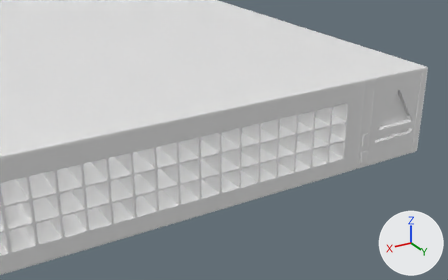
Before and after pictures for a commit that changed the Blender file DevOpsUnity/Assets/Models/Disk.blend.
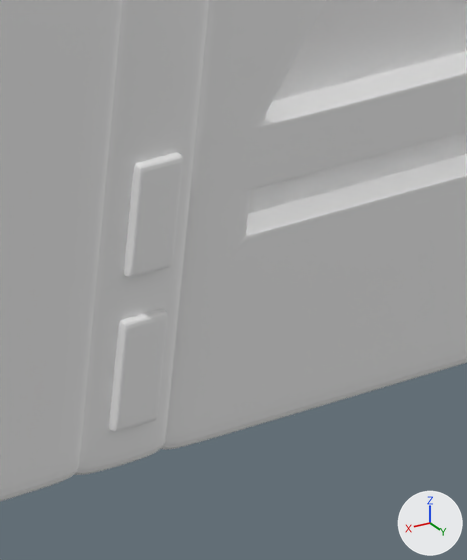
There are two pictures of each version: one from a camera (50 mm lens) standing at (-4.317, 9.851, 1.322) and looking at (-5.409, 8.031, 0.411), one close up on the part from 78% to 89% of the width and 42% to 64% of the height. Lighting does not change. The marker at lower right points along +X, +Y and +Z.

The older version as bpy lines, for what is in view:
```python
me_cube = bpy.data.meshes.new('Cube')
me_cube.from_pydata(...)  # 8939 vertices, 8932 faces; spans x -1.0..1.0, y -1.0..1.0, z -1.0..1.0
me_cube_002 = bpy.data.meshes.new('Cube.002')
me_cube_002.from_pydata(...)  # 44 vertices, 42 faces; spans x -0.89..0.6, y -1.0..1.0, z -1.0..1.0
me_cube_007 = bpy.data.meshes.new('Cube.007')
me_cube_007.from_pydata(...)  # 44 vertices, 42 faces; spans x -0.89..0.6, y -1.0..1.0, z -1.0..1.0
ob_disk = bpy.data.objects.new('Disk', me_cube)
ob_disk.location = (-5.1078, 6.8978, 0.4933)
ob_disk.scale = (1.0, 1.44, 0.173)
_m = ob_disk.modifiers.new('Subdivision', 'SUBSURF')
_m.levels = 2
ob_light = bpy.data.objects.new('Light', me_cube_002)
ob_light.location = (-5.8175, 8.2791, 0.4337)
ob_light.scale = (0.016, 0.0634, 0.0246)
_m = ob_light.modifiers.new('Subdivision', 'SUBSURF')
ob_light_001 = bpy.data.objects.new('Light.001', me_cube_007)
ob_light_001.location = (-5.8175, 8.2791, 0.3656)
ob_light_001.scale = (0.016, 0.0634, 0.0246)
_m = ob_light_001.modifiers.new('Subdivision', 'SUBSURF')
```
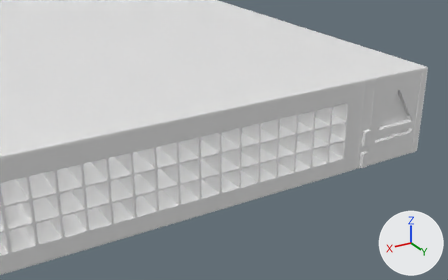
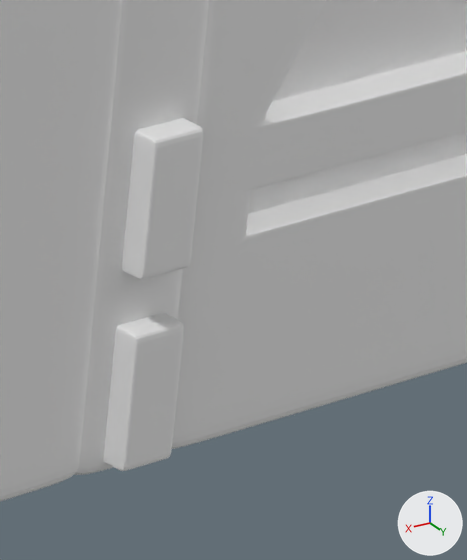
The change in detail:
Object 'Light' (ob_light) moves from (-5.8175, 8.2791, 0.4337) to (-5.8175, 8.287, 0.442).
Object 'Light' (ob_light) is rescaled from (0.016, 0.0634, 0.0246) to (0.018, 0.0634, 0.0306).
Object 'Light.001' (ob_light_001) moves from (-5.8175, 8.2791, 0.3656) to (-5.8175, 8.287, 0.3574).
Object 'Light.001' (ob_light_001) is rescaled from (0.016, 0.0634, 0.0246) to (0.018, 0.0634, 0.0306).

Where the change shows, as pixel boxes (x1, y1, x2, y2) in the close-ups (467 x 560 px):
'Light', moved, rescaled
    before: (124, 153, 183, 277)
    after: (122, 118, 203, 279)
'Light.001', moved, rescaled
    before: (109, 309, 167, 432)
    after: (103, 313, 183, 471)
